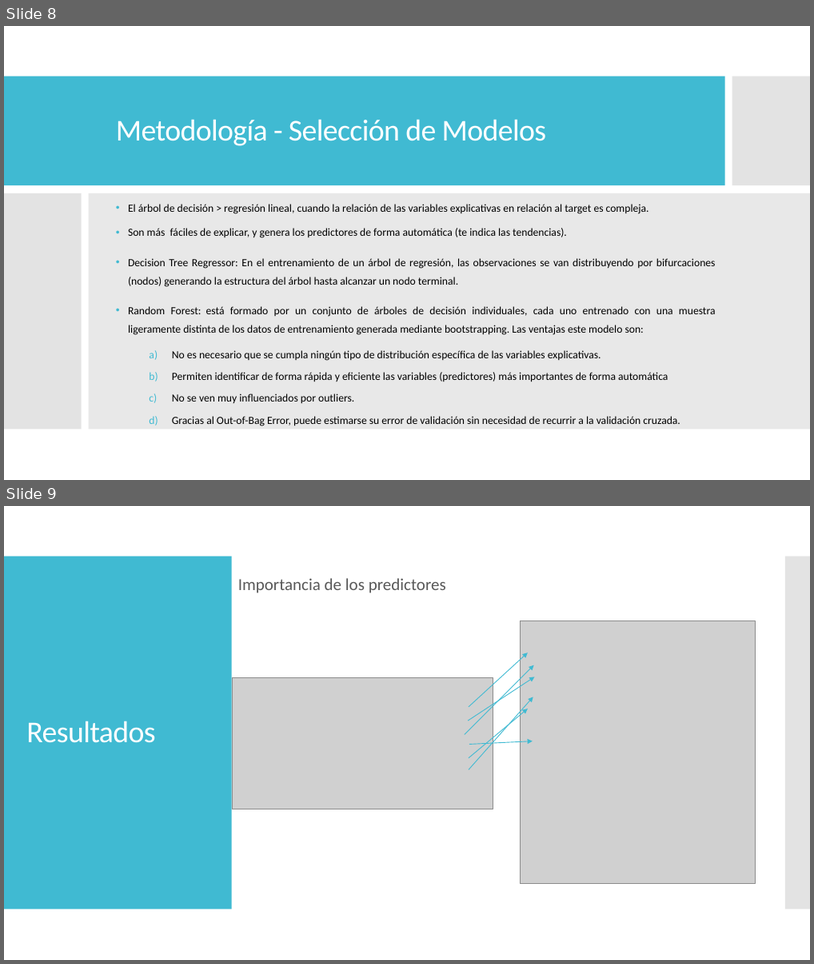
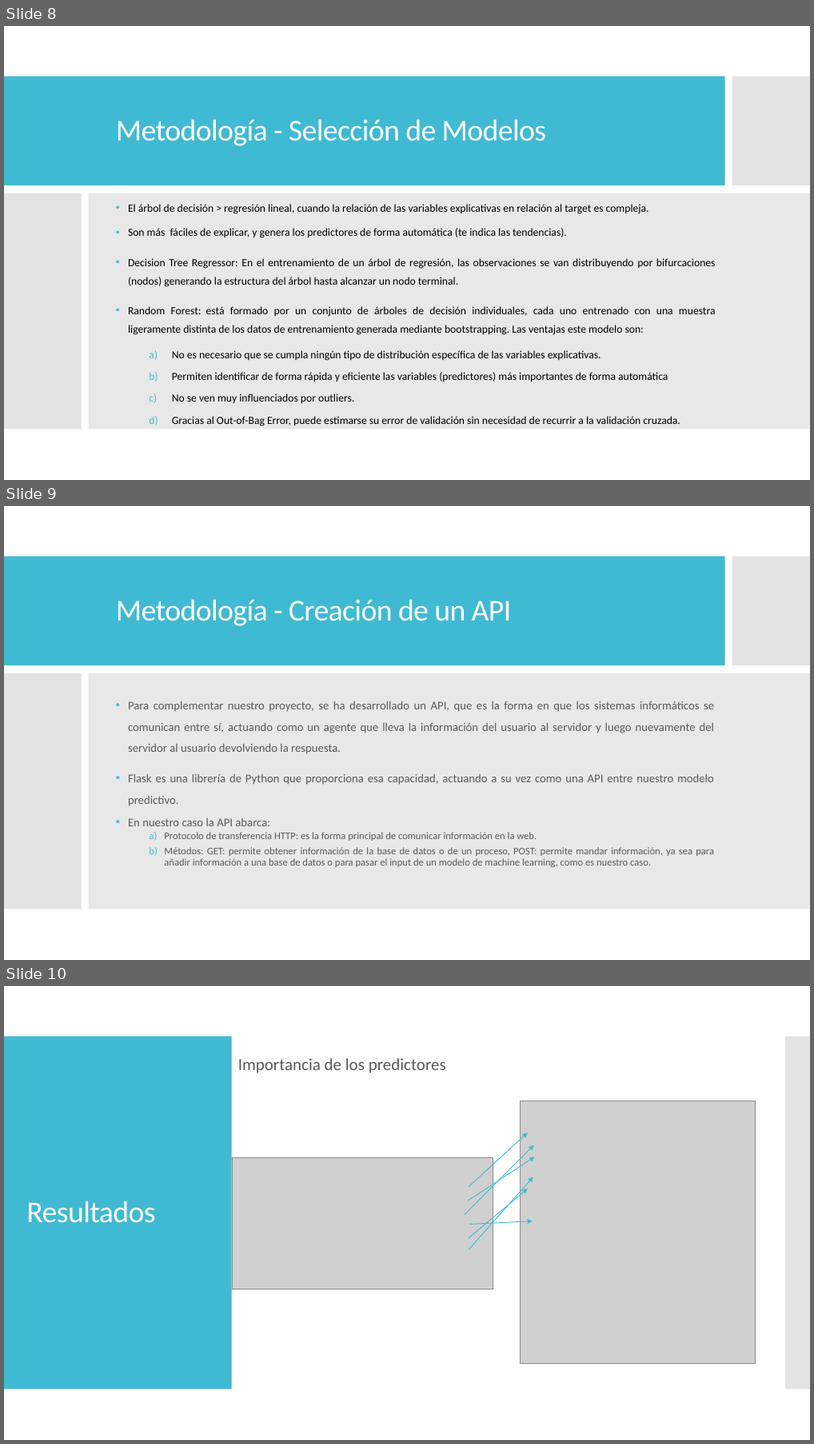
Before and after one commit to amariasm/Proyecto_API_Random_Forest, a slide deck: articulo/Presentación Proyecto v1.pptx. Shown one above the other, each under a label of ours: slides 8 and 9 before the commit, slides 8, 9 and 10 after it. The pictures are 814x964 and 814x1444 pixels, drawn with LibreOffice and Linux fonts; fonts in the diff are those of the drawing; grey boxes stand for pictures. Boxes give left, top, right and bottom in pixels: in the first picture for what was removed or moved away, otherwise in the second. Text is boxed around its words. In the diff, an @@ line names an element or a change of style, - is before the commit and + after.

```diff
--- a/articulo/Presentación Proyecto v1.pptx
+++ b/articulo/Presentación Proyecto v1.pptx
@@ slide 9 added at (4, 506, 810, 960), background #FFFFFF; not listed: 2 template elements that a slide beside it also shows @@
@@ rectangle added at (4, 506, 810, 960), fill #FFFFFF @@
@@ rectangle added at (4, 556, 726, 666), fill #40BAD2 @@
@@ rectangle added at (733, 556, 810, 666), fill #C8C8C8 at 50% opacity @@
@@ title added at (116, 599, 512, 626), 36 pt, text #FFFFFF @@
+Metodología - Creación de un API
@@ rectangle added at (4, 673, 82, 909), fill #C8C8C8 at 50% opacity @@
@@ rectangle added at (89, 673, 810, 909), fill #D9D9D9 at 60% opacity @@
@@ text added at (128, 701, 714, 867), 14 pt, text #595959 @@
+• Para complementar nuestro proyecto, se ha desarrollado un API, que es la forma en que los sistemas informáticos se comunican entre sí, actuando como un agente que lleva la información del usuario al servidor y luego nuevamente del servidor al usuario devolviendo la respuesta.
+• Flask es una librería de Python que proporciona esa capacidad, actuando a su vez como una API entre nuestro modelo predictivo.
+• En nuestro caso la API abarca:
+  a) Protocolo de transferencia HTTP: es la forma principal de comunicar información en la web.
+  b) Métodos: GET: permite obtener información de la base de datos o de un proceso, POST: permite mandar información, ya sea para añadir información a una base de datos o para pasar el input de un modelo de machine learning, como es nuestro caso.
@@ what was slide 9 is now slide 10 @@
```
Also in this commit, not shown: 1 slide changed, 1 other file.
